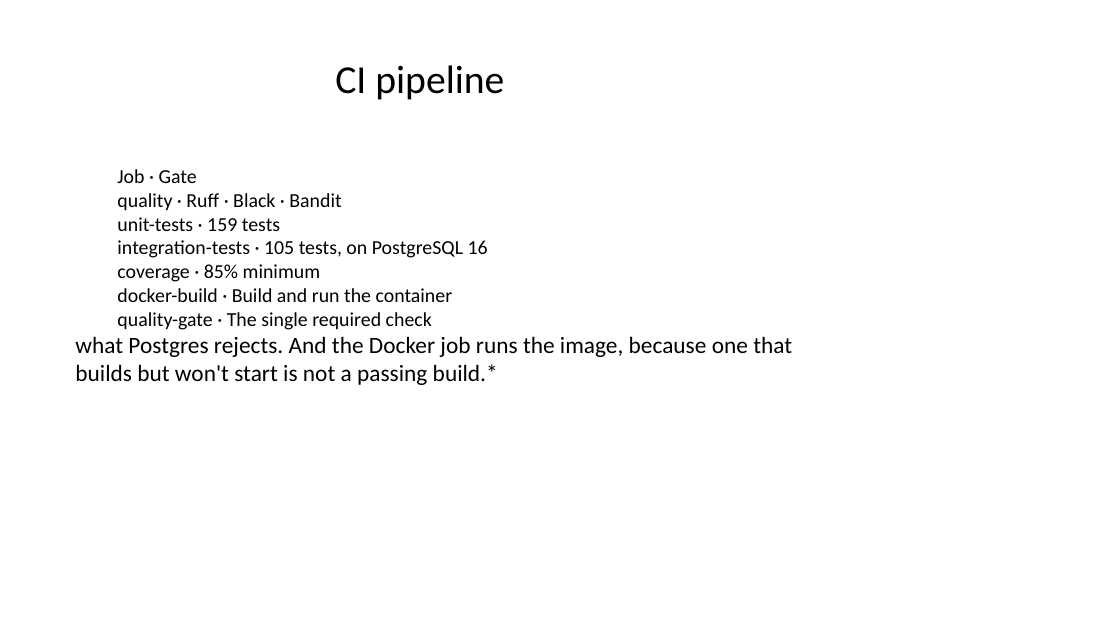
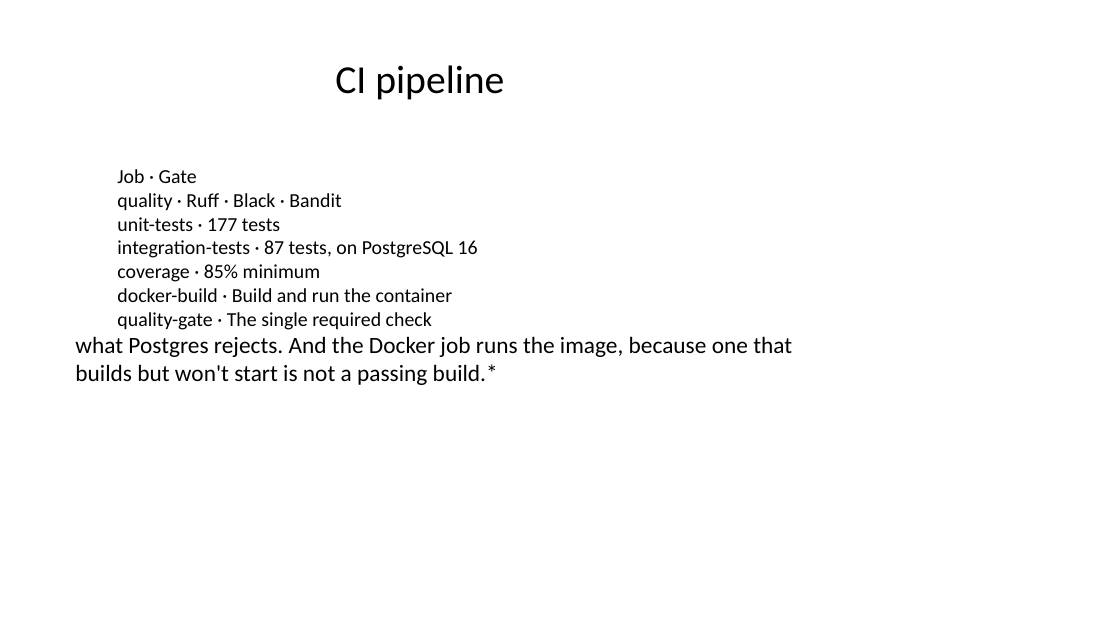
Before and after one commit to SimonMutyavaviri/qualification-verification-system, a slide deck: slide 10 of reports/submission/presentation.pptx. Drawn at 1120x630 pixels with LibreOffice and Linux fonts; fonts in the diff are those of the drawing. Boxes give left, top, right and bottom in pixels: in the first picture for what was removed or moved away, otherwise in the second. Text is boxed around its words. In the diff, an @@ line names an element or a change of style, - is before the commit and + after.

```diff
--- a/reports/submission/presentation.pptx
+++ b/reports/submission/presentation.pptx
@@ text at [117,217,478,258]: text changed @@
-  unit-tests · 159 tests
-  integration-tests · 105 tests, on PostgreSQL 16
+  unit-tests · 177 tests
+  integration-tests · 87 tests, on PostgreSQL 16
```
Also in this commit, not shown: 1 other slide changed, 21 other files.
